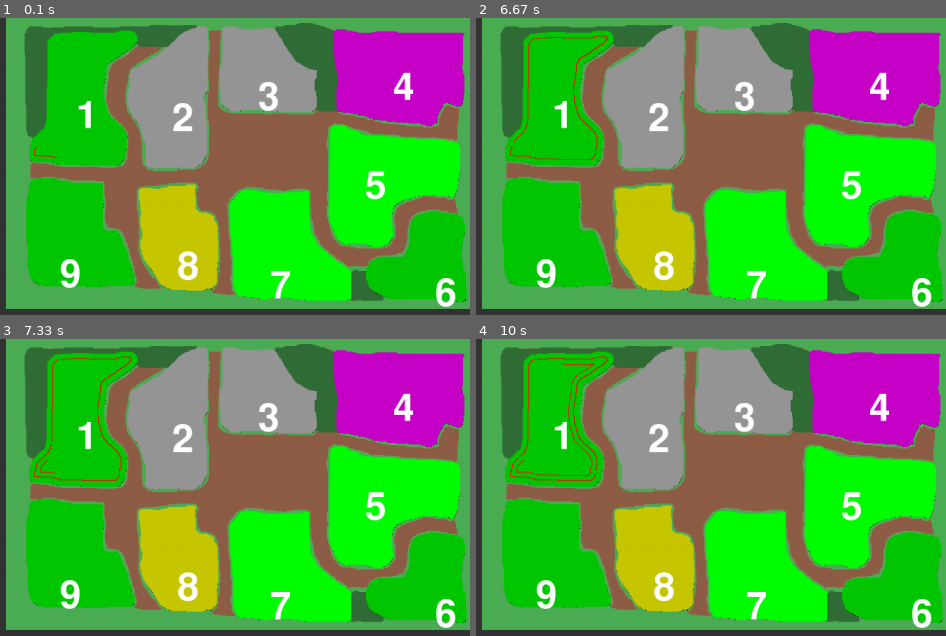
Above: before the commit, frames 1-4 (two rows, left to right).
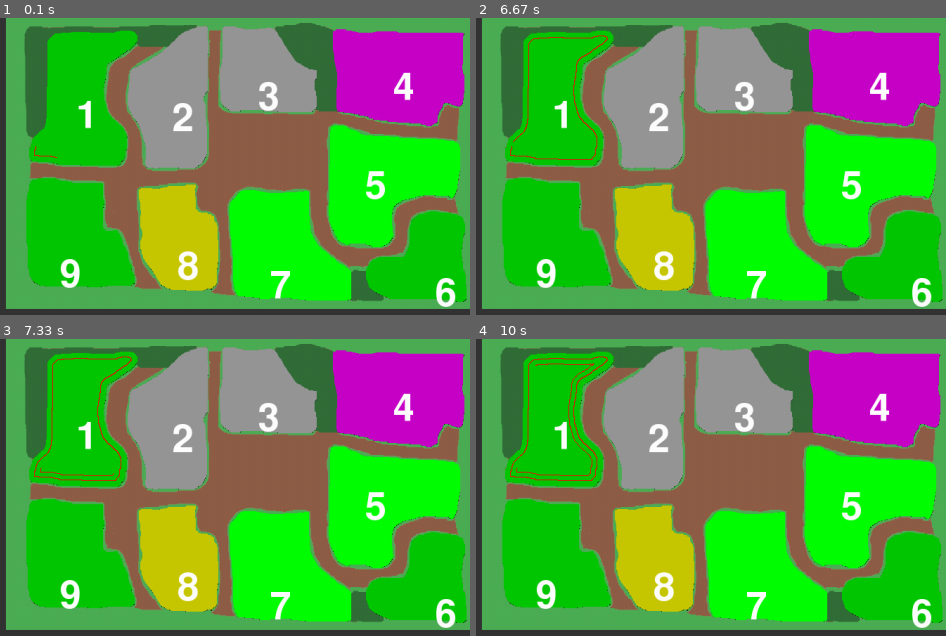
Above: after the commit, the same moments.

Repository: CaptainDeathead/Farm-CEO-ng
Game: pygame game, started from game/main.py
Two runs of this game, one before a commit and one after it. Both use one fixed random seed, a clock stepped at 60 frames per second and the inputs below.
Inputs:
- Up to frame 1 (0.1 s): no input
- Up to frame 2 (6.67 s): no input
- Up to frame 3 (7.33 s): no input
- Up to frame 4 (10 s): no input

Frames 1-2 are identical in both runs. In frame 3, less than 0.1% of the frame differs, in the area x 8-25%, y 40-47%; in frame 4, less than 0.1%.

Commit message:
Made boundarys join together

Diff:
--- a/game/farm.py
+++ b/game/farm.py
@@ -133,7 +133,24 @@
 
         laps = [lap_1]
         for i in range(outside_laps - 1):
-            laps.append(utils.shrink_polygon(boundary, working_width * (i + 1)))
+            new_lap = utils.shrink_polygon(boundary, working_width * (i + 1))
+
+            closest_dist = float('inf')
+            closest_point_index = new_lap[0]
+            last_lap_point = laps[-1][-1]
+
+            for i, (px, py) in enumerate(new_lap):
+                dist = sqrt((last_lap_point[0] - px) ** 2 + (last_lap_point[1] - py) ** 2)
+
+                if dist < closest_dist:
+                    closest_dist = dist
+                    closest_point_index = i
+
+            finished_lap = new_lap[closest_point_index:]
+            finished_lap.extend(new_lap[:closest_point_index])
+
+            laps.append(finished_lap)
+
             path.extend(laps[-1])
             self.draw_path(laps[-1])
 
@@ -162,7 +179,7 @@
                 for i, col_list in enumerate(point_collisions_list):
                     point_collisions.extend(col_list[::10]) # Every 10 px
 
-                    if i == len(point_collisions_list) - 1: break
+                    if i >= len(point_collisions_list) - 1: break
 
                     # Path around the first lap
                     point_collisions.extend(self.trace_collision_boundary(col_list[-1], point_collisions_list[i+1][0], lap_1))
@@ -184,7 +201,7 @@
                 for col_list in point_collisions_list:
                     point_collisions.extend(col_list[::10]) # Every 10 px
 
-                    if i == len(point_collisions_list) - 1: break
+                    if i >= len(point_collisions_list) - 1: break
 
                     # Path around the first lap
                     point_collisions.extend(self.trace_collision_boundary(col_list[-1], point_collisions_list[i+1][0], lap_1))
--- a/game/farm_ceo.py
+++ b/game/farm_ceo.py
@@ -121,7 +121,7 @@
             for i, point in enumerate(self.shed.task_manager.test_make_job(self.paddock_manager.paddocks[pdk])):
                 c = pg.draw.circle(self.screen, (i%255, i**2%255, 0), (point[0] + PANEL_WIDTH, point[1]), 3)
                 pg.display.update(c)
-                pg.time.wait(30)
+                pg.time.wait(1)
 
         input()
 
